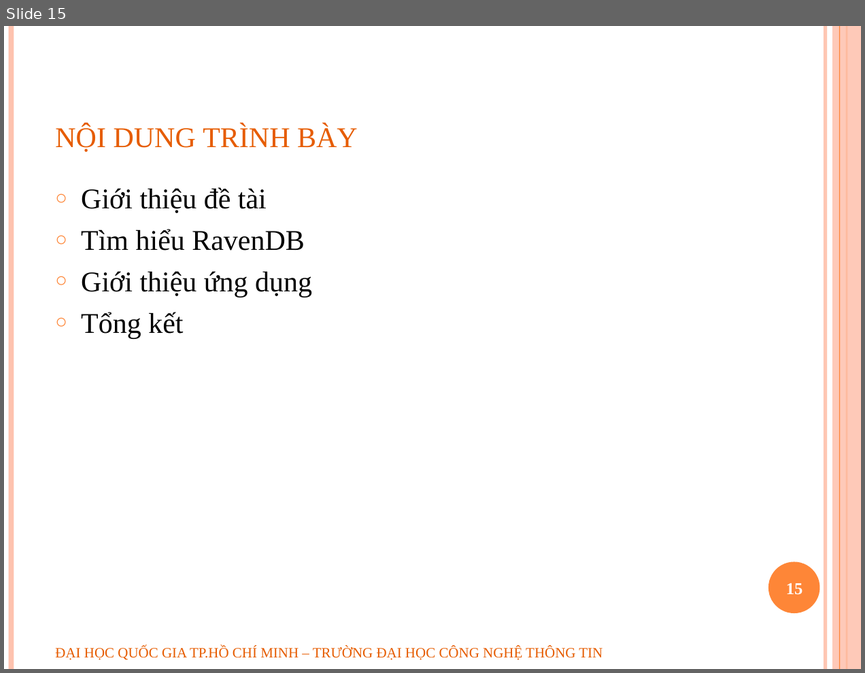
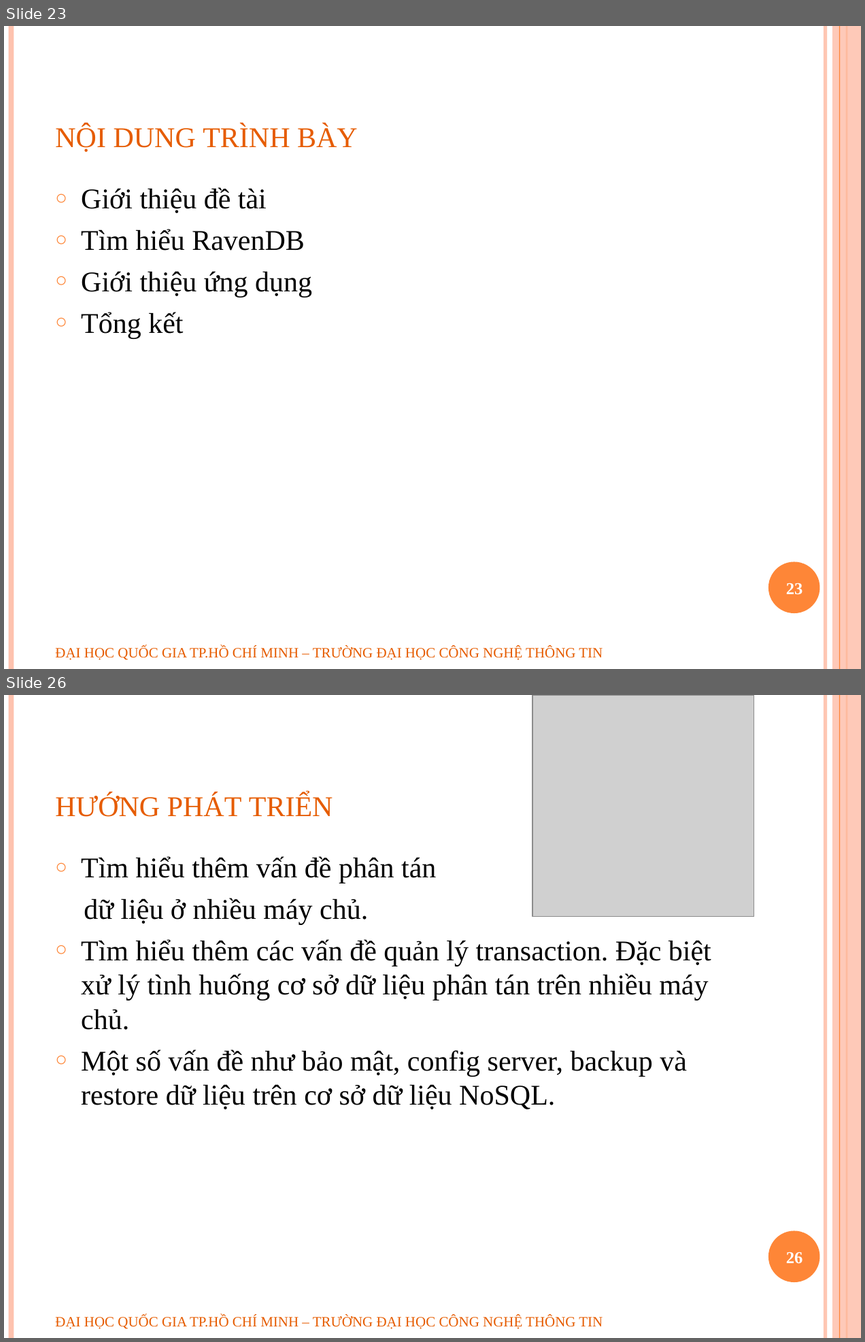
Before and after one commit to geovip/nosqlravendbuit, a slide deck: Document/slide bao cao.pptx. Shown one above the other, each under a label of ours: slide 15 before the commit, slides 23 and 26 after it; the slides between them are not shown. The pictures are 865x673 and 865x1342 pixels, drawn with LibreOffice and Linux fonts; fonts in the diff are those of the drawing; grey boxes stand for pictures; background and template pictures are left out. Boxes give left, top, right and bottom in pixels: in the first picture for what was removed or moved away, otherwise in the second. Text is boxed around its words. In the diff, an @@ line names an element or a change of style, - is before the commit and + after.

```diff
--- a/Document/slide bao cao.pptx
+++ b/Document/slide bao cao.pptx
@@ slide 26 added at box(4, 695, 861, 1338), background #FFFFFF; not listed: 6 template elements that a slide beside it also shows @@
@@ picture added at box(532, 695, 753, 916) @@
@@ title added at box(55, 794, 333, 817), 30 pt, text #E65C01, small capitals @@
+hướng phát triển
@@ text added at box(81, 856, 711, 1109), 24 pt, text #000000 @@
+○ Tìm hiểu thêm vấn đề phân tán
+dữ liệu ở nhiều máy chủ.
+○ Tìm hiểu thêm các vấn đề quản lý transaction. Đặc biệt xử lý tình huống cơ sở dữ liệu phân tán trên nhiều máy chủ.
+○ Một số vấn đề như bảo mật, config server, backup và restore dữ liệu trên cơ sở dữ liệu NoSQL.
@@ page number added at box(786, 1252, 803, 1263), 14 pt, text #FFFFFF, bold @@
+26
@@ text added at box(55, 1314, 602, 1329), 12 pt, text #E65C01 @@
+ĐẠI HỌC QUỐC GIA TP.HỒ CHÍ MINH – TRƯỜNG ĐẠI HỌC CÔNG NGHỆ THÔNG TIN
@@ what was slide 15 is now slide 23 @@
@@ page number at box(786, 583, 803, 594): text changed @@
-15
+23
```
Also in this commit, not shown: 7 slides changed, 9 other slides added.
